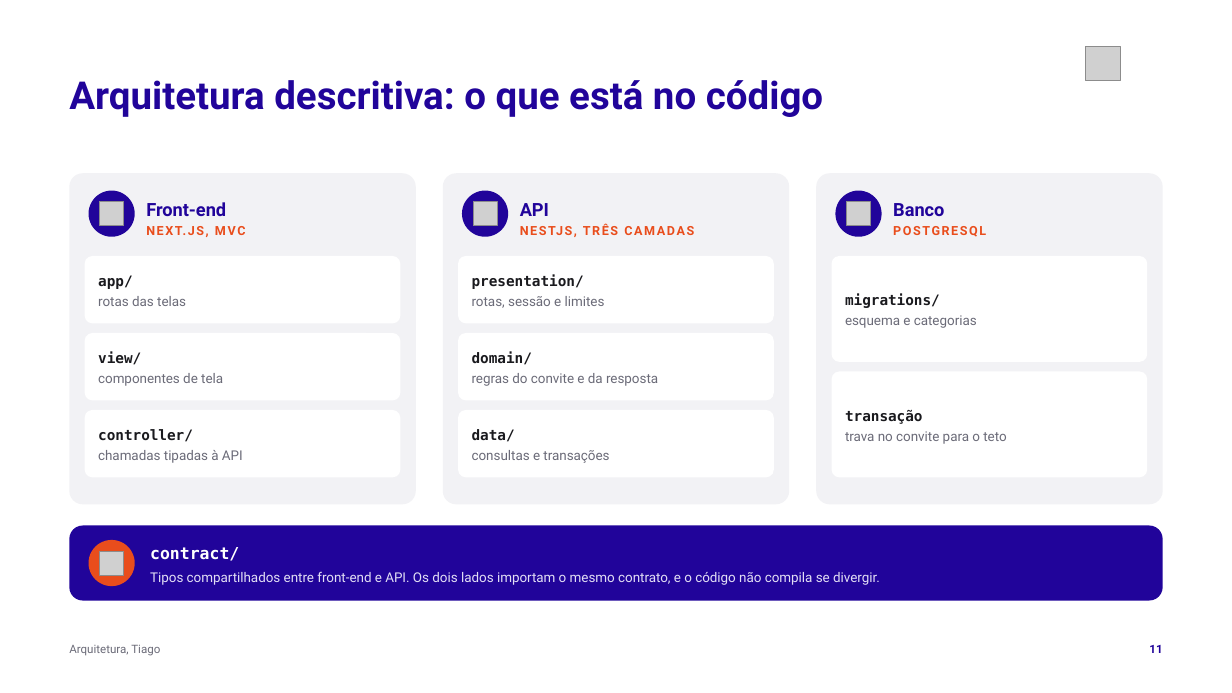
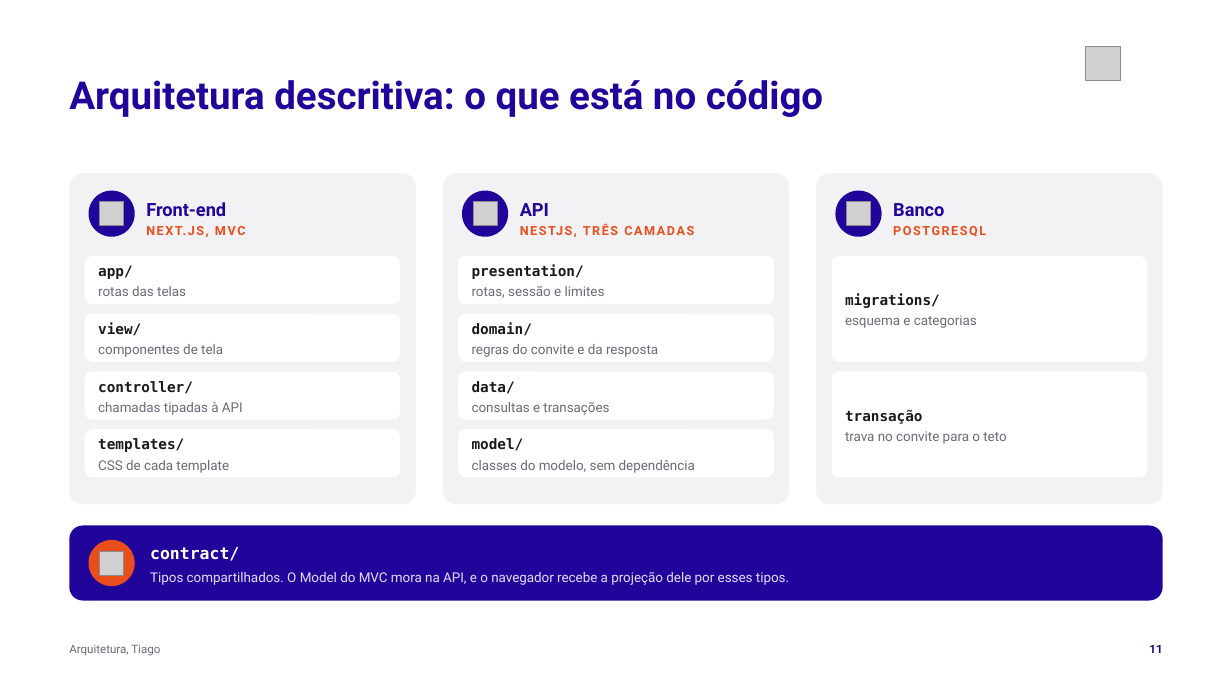
Before and after one commit to tcpassos/invite-app, a slide deck: slide 11 of trabalhos/T4-Pitch-Final.pptx. Drawn at 1232x693 pixels with LibreOffice and Linux fonts; fonts in the diff are those of the drawing; grey boxes stand for pictures. Boxes give left, top, right and bottom in pixels: in the first picture for what was removed or moved away, otherwise in the second. Text is boxed around its words. In the diff, an @@ line names an element or a change of style, - is before the commit and + after.

```diff
--- a/trabalhos/T4-Pitch-Final.pptx
+++ b/trabalhos/T4-Pitch-Final.pptx
@@ rounded rectangle resized from (x1=85, y1=256, x2=401, y2=323) to (x1=85, y1=256, x2=401, y2=304) @@
@@ rounded rectangle resized from (x1=458, y1=256, x2=775, y2=323) to (x1=458, y1=256, x2=775, y2=304) @@
@@ 4 texts moved together from (x1=98, y1=274, x2=605, y2=308) to (x1=98, y1=264, x2=605, y2=298) @@
@@ rounded rectangle resized from (x1=85, y1=333, x2=401, y2=400) to (x1=85, y1=314, x2=401, y2=362) @@
@@ proportions changed in 6 elements at (x1=85, y1=256, x2=401, y2=304), (x1=458, y1=256, x2=775, y2=304), (x1=85, y1=430, x2=401, y2=478), (x1=458, y1=430, x2=775, y2=478), (x1=85, y1=314, x2=401, y2=362), (x1=458, y1=314, x2=775, y2=362) @@
@@ rounded rectangle resized from (x1=458, y1=333, x2=775, y2=400) to (x1=458, y1=314, x2=775, y2=362) @@
@@ 4 texts moved together from (x1=98, y1=351, x2=658, y2=386) to (x1=98, y1=322, x2=658, y2=357) @@
@@ rounded rectangle added at (x1=85, y1=372, x2=401, y2=420), fill #FFFFFF @@
@@ rounded rectangle added at (x1=458, y1=372, x2=775, y2=420), fill #FFFFFF @@
@@ 4 texts moved together from (x1=98, y1=429, x2=609, y2=463) to (x1=98, y1=381, x2=609, y2=415) @@
@@ rounded rectangle resized from (x1=85, y1=410, x2=401, y2=478) to (x1=85, y1=430, x2=401, y2=478) @@
@@ text added at (x1=98, y1=438, x2=184, y2=452), 11.2 pt, text #1A1A1E, bold @@
+templates/
@@ rounded rectangle resized from (x1=458, y1=410, x2=775, y2=478) to (x1=458, y1=430, x2=775, y2=478) @@
@@ text added at (x1=472, y1=438, x2=524, y2=451), 11.2 pt, text #1A1A1E, bold @@
+model/
@@ text added at (x1=98, y1=460, x2=229, y2=473), 10.5 pt, text #6B6B78 @@
+CSS de cada template
@@ text added at (x1=472, y1=460, x2=695, y2=473), 10.5 pt, text #6B6B78 @@
+classes do modelo, sem dependência
@@ text at (x1=150, y1=572, x2=789, y2=585): text changed @@
-Tipos compartilhados entre front-end e API. Os dois lados importam o mesmo contrato, e o código não compila se divergir.
+Tipos compartilhados. O Model do MVC mora na API, e o navegador recebe a projeção dele por esses tipos.
```
Also in this commit, not shown: 23 other slides changed, 1 slide added, 5 other files.
